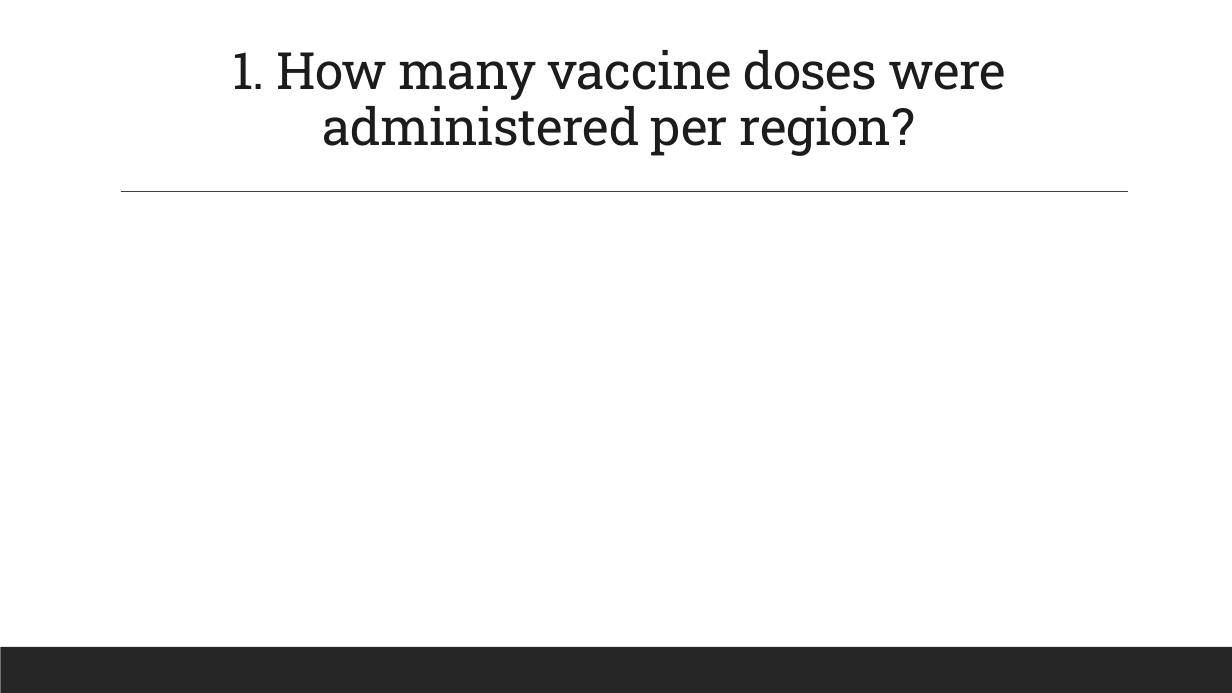
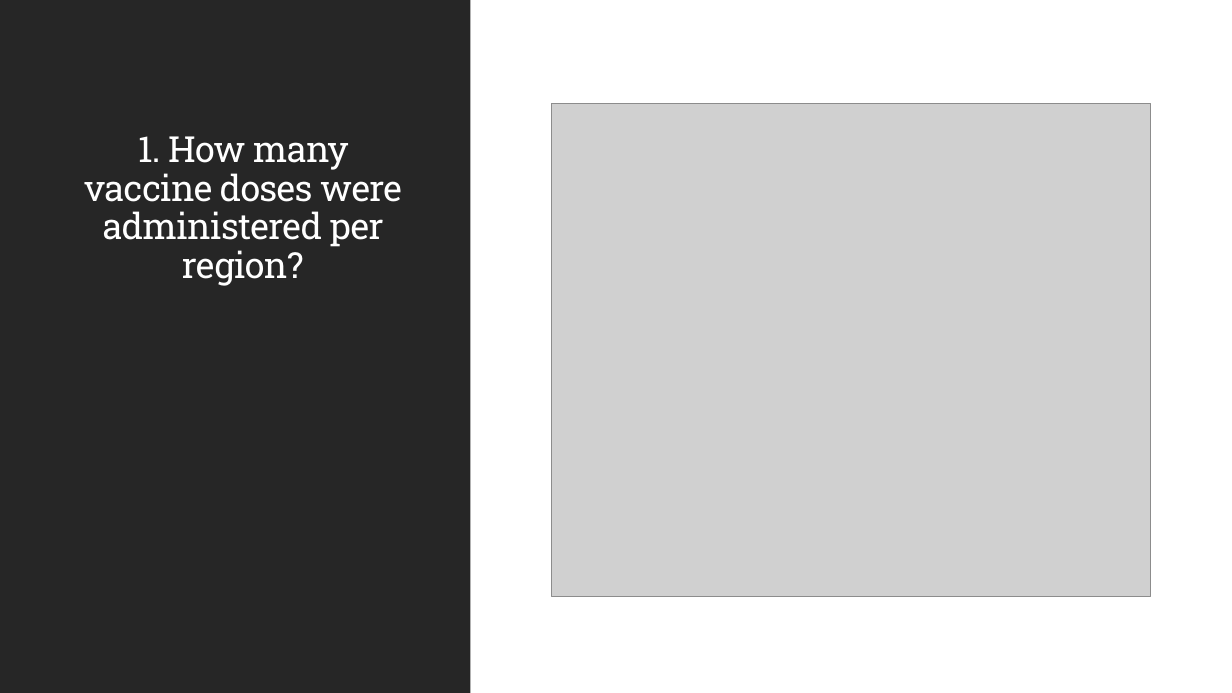
Before and after one commit to Ramsha2025/US-Vaccine-Tracker-Challenge, a slide deck: slide 4 of US Vaccine Tracker.pptx. Drawn at 1232x693 pixels with LibreOffice and Linux fonts; fonts in the diff are those of the drawing; grey boxes stand for pictures. Boxes give left, top, right and bottom in pixels: in the first picture for what was removed or moved away, otherwise in the second. Text is boxed around its words. In the diff, an @@ line names an element or a change of style, - is before the commit and + after.

```diff
--- a/US Vaccine Tracker.pptx
+++ b/US Vaccine Tracker.pptx
@@ rectangle added at <box>0,0,470,693</box>, fill #262626 @@
@@ title "1. How many vaccine doses ...": place and size @@
-title "1. How many vaccine doses ..." at <box>232,50,1007,156</box>
+title "1. How many vaccine doses ..." at <box>84,136,402,286</box>
@@ title "1. How many vaccine doses ..." at <box>84,136,402,286</box>: size 40 to 28 pt, text colour #1D1C1D to #FFFFFF @@
@@ picture added at <box>552,104,1151,596</box> @@
@@ line removed from (121, 192) to (1128, 192) @@
@@ rectangle removed at <box>0,647,1232,693</box> @@
```
Also in this commit, not shown: 3 other slides changed.
